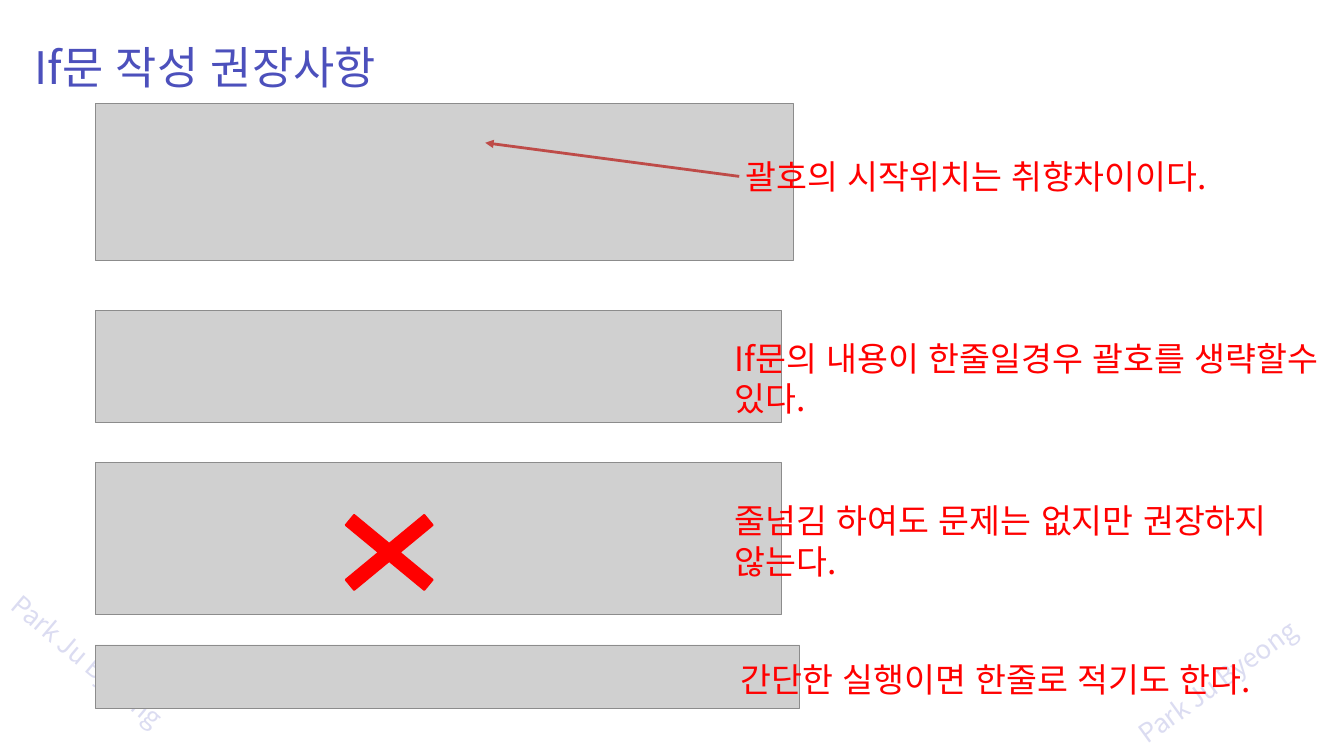
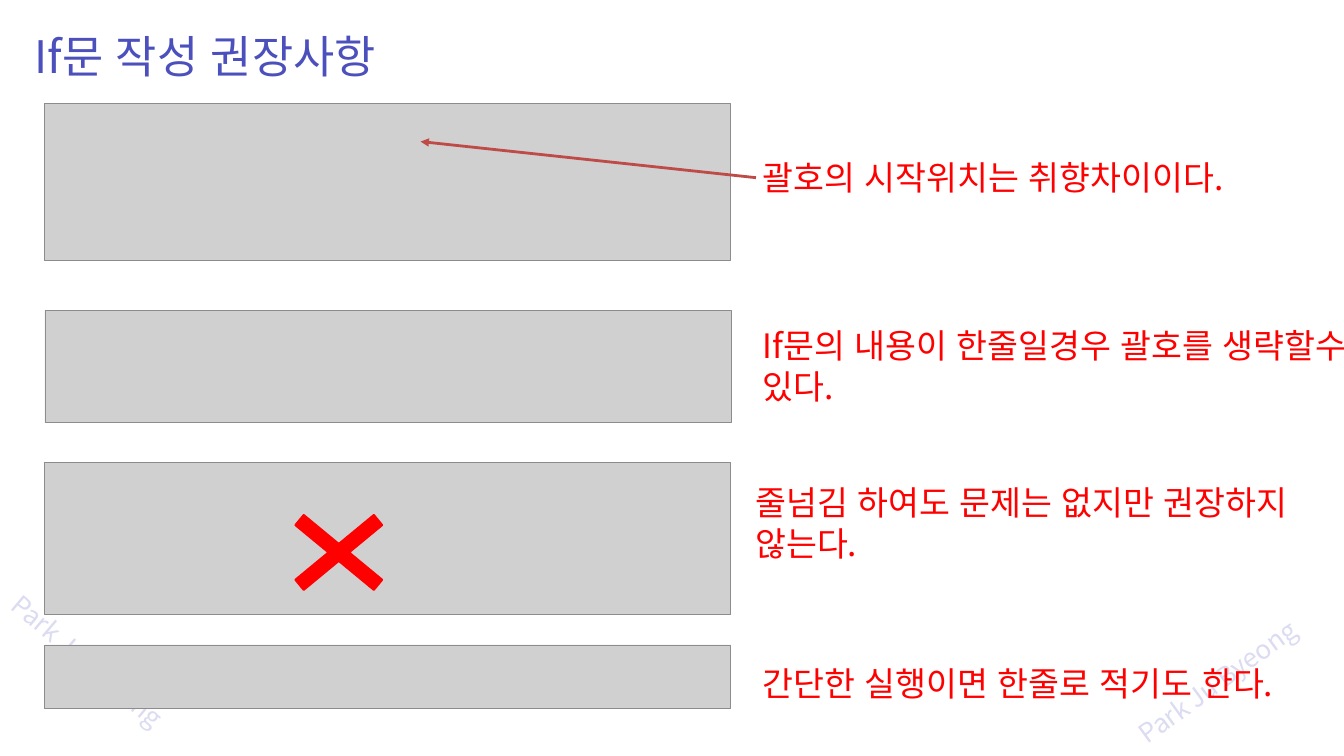
Before and after one commit to zest132/JavaLecture, a slide deck: slide 8 of JavaLecture/LectureFile/java 3강 조건문.pptx. Drawn at 1344x756 pixels with LibreOffice and Linux fonts; fonts in the diff are those of the drawing; grey boxes stand for pictures. Boxes give left, top, right and bottom in pixels: in the first picture for what was removed or moved away, otherwise in the second. Text is boxed around its words. In the diff, an @@ line names an element or a change of style, - is before the commit and + after.

```diff
--- a/JavaLecture/LectureFile/java 3강 조건문.pptx
+++ b/JavaLecture/LectureFile/java 3강 조건문.pptx
@@ text "If문 작성 권장사항": place and size @@
-text "If문 작성 권장사항" at [35,46,376,88]
+text "If문 작성 권장사항" at [35,35,376,77]
@@ picture: place and size @@
-picture at [95,103,793,260]
+picture at [45,103,731,260]
@@ arrow moved from (739, 176) - (485, 142) to (756, 177) - (421, 142) @@
@@ text "괄호의 시작위치는 취향차이이다." rewrapped from [746,155,1207,199] to [763,162,1224,193] @@
@@ text "If문의 내용이 한줄일경우 괄호를 생략할수 ..." rewrapped from [735,337,1319,421] to [763,330,1344,402] @@
@@ text "줄넘김 하여도 문제는 없지만 권장하지 ..." rewrapped from [735,499,1267,583] to [755,487,1288,559] @@
@@ 2 pictures, 1 cross: place and size @@
-2 pictures, 1 cross at [95,310,782,615]
+2 pictures, 1 cross at [45,310,731,615]
@@ picture: place and size @@
-picture at [95,645,800,708]
+picture at [45,645,731,708]
@@ text "간단한 실행이면 한줄로 적기도 한다." rewrapped from [740,657,1251,701] to [763,668,1273,699] @@
```
Also in this commit, not shown: 17 other slides changed, 3 slides added, 2 slides removed, 2 other files.
